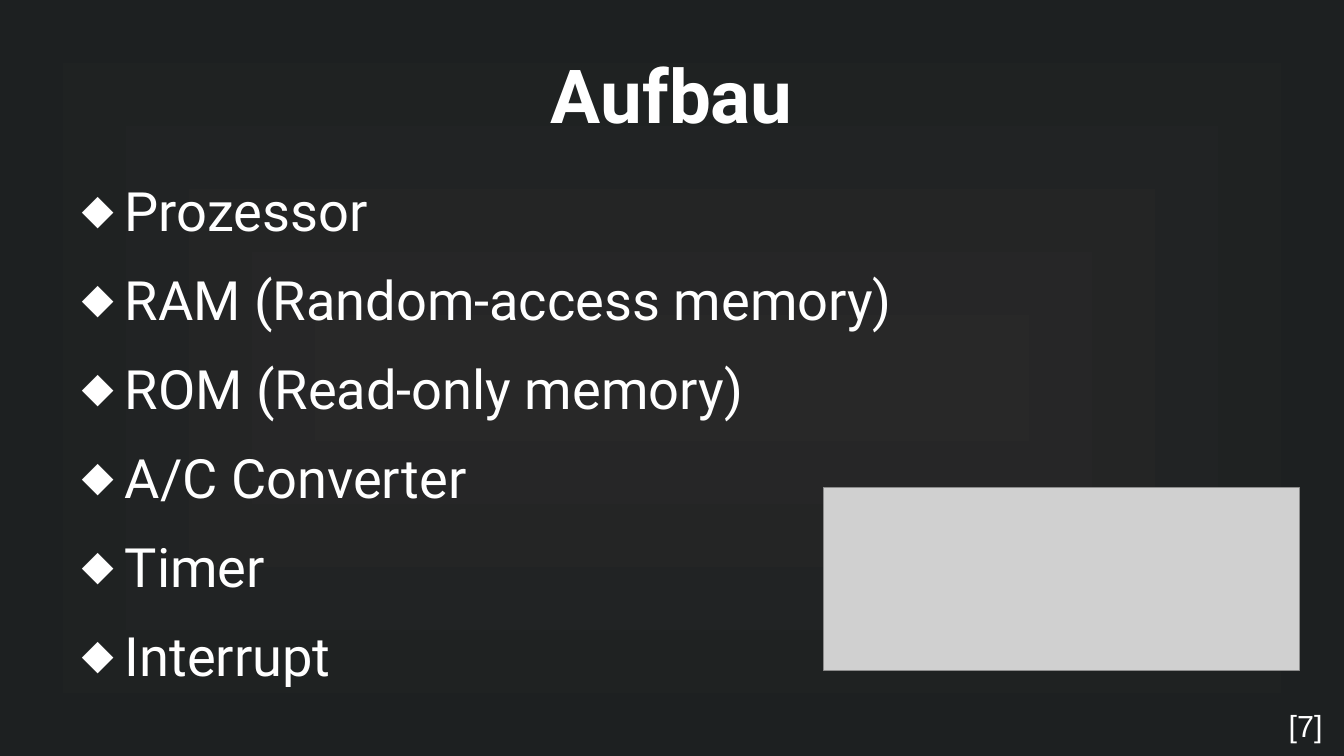
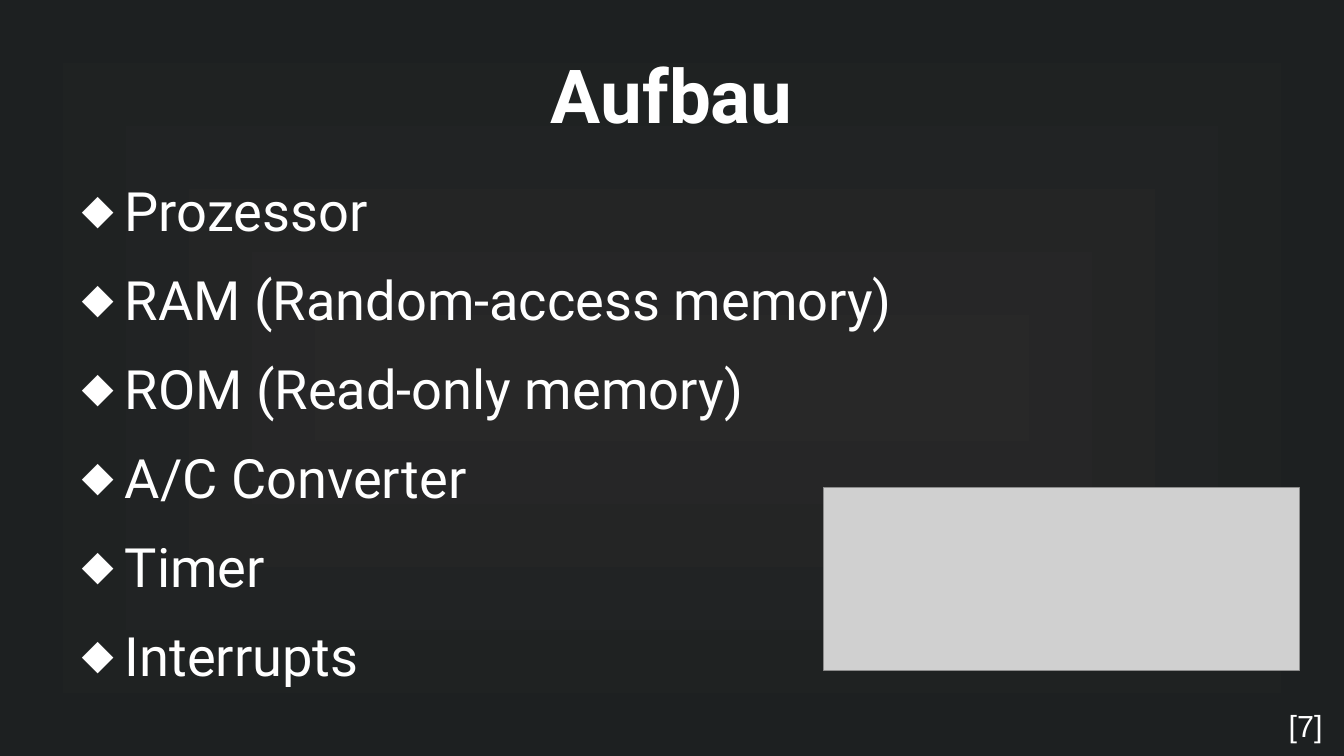
Before and after one commit to MuffinKran24/IMP_GFS, a slide deck: slide 12 of Mikrocontroller_GFS.odp (slide 11 before the commit). Drawn at 1344x756 pixels with LibreOffice and Linux fonts; fonts in the diff are those of the drawing; grey boxes stand for pictures. Boxes give left, top, right and bottom in pixels: in the first picture for what was removed or moved away, otherwise in the second. Text is boxed around its words. In the diff, an @@ line names an element or a change of style, - is before the commit and + after.

```diff
--- a/Mikrocontroller_GFS.odp
+++ b/Mikrocontroller_GFS.odp
@@ text at (125,637,359,687): text changed @@
-⬥ Interrupt
+⬥ Interrupts
```
Also in this commit, not shown: 1 slide added, 1 other file.
